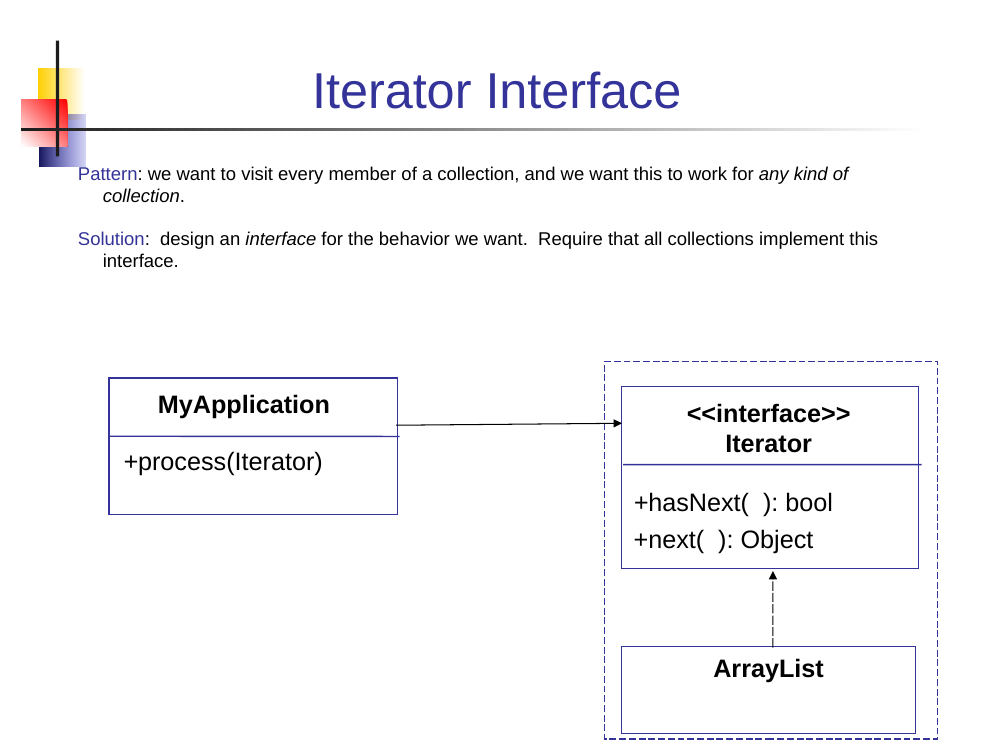
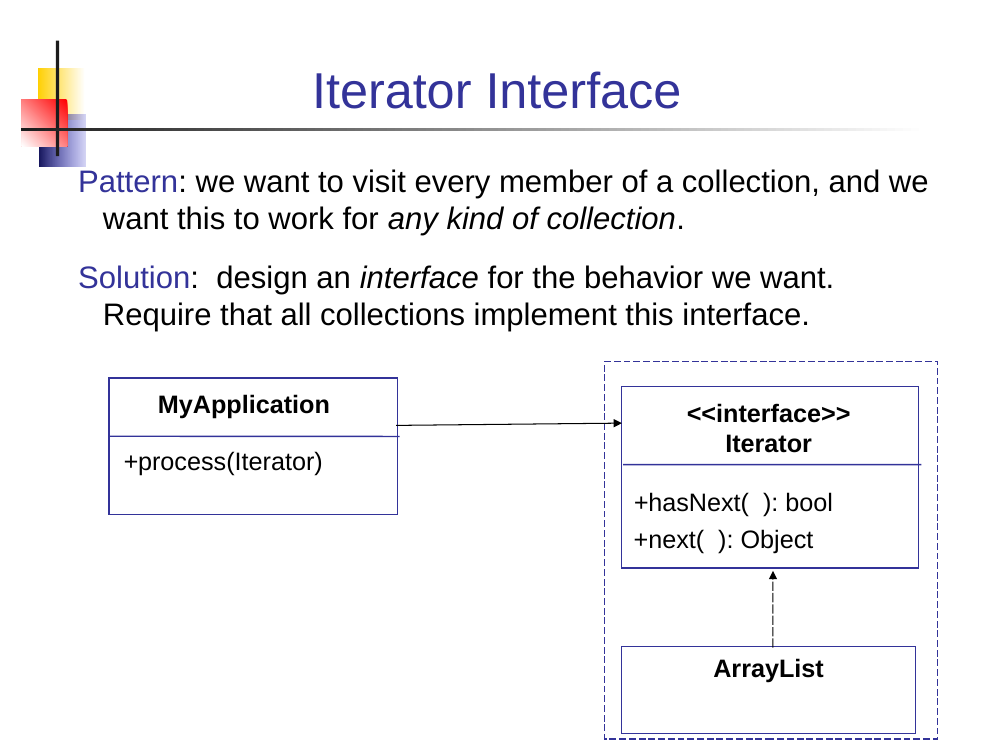
Before and after one commit to skeoop/skeoop.github.io, a slide deck: slide 7 of week2/2-Designing-with-Interfaces.ppt. Drawn at 1008x756 pixels with LibreOffice and Linux fonts; fonts in the diff are those of the drawing. Boxes give left, top, right and bottom in pixels: in the first picture for what was removed or moved away, otherwise in the second. Text is boxed around its words. In the diff, an @@ line names an element or a change of style, - is before the commit and + after.

```diff
--- a/week2/2-Designing-with-Interfaces.ppt
+++ b/week2/2-Designing-with-Interfaces.ppt
@@ text "Pattern: we want to visit ..." at [78,169,929,331]: size 13.2 to 22.2 pt; indent changed @@
```
Also in this commit, not shown: 6 other slides changed, 3 other files.
